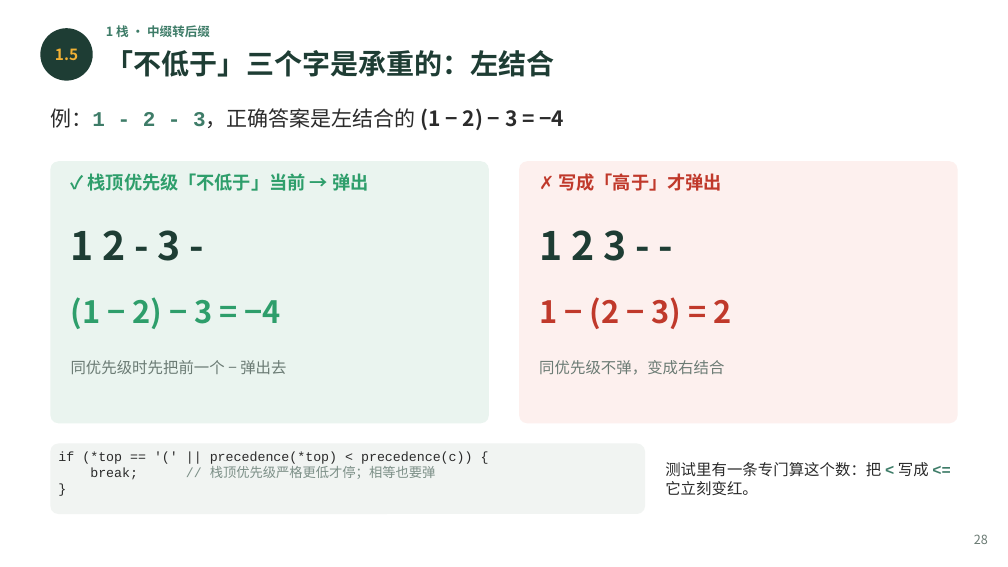
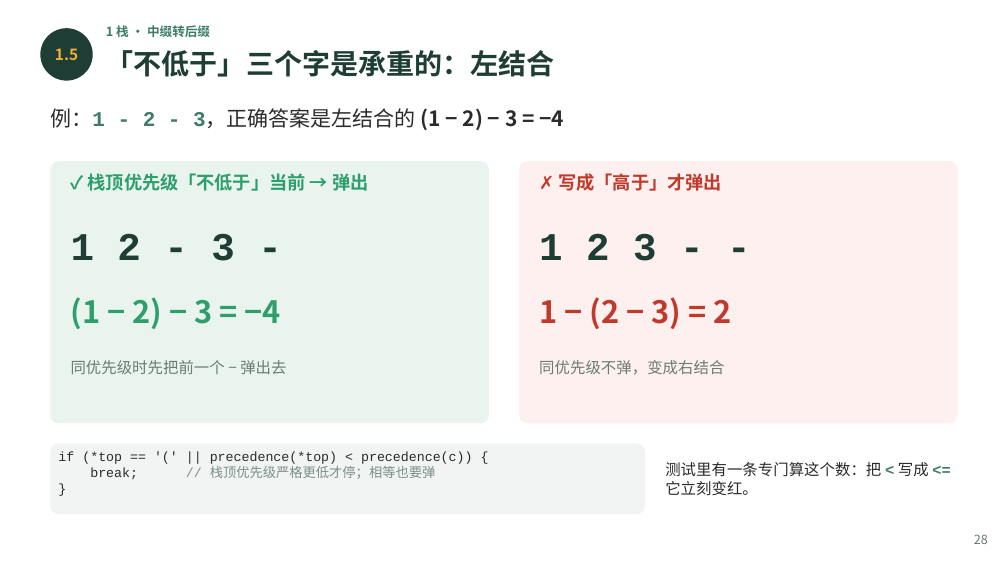
Before and after one commit to GMyhf/2026fall-cs201cq, a slide deck: slide 28 of courseware/202609_DSA_03_Stack_Queue.pptx. Drawn at 1008x567 pixels with LibreOffice and Linux fonts; fonts in the diff are those of the drawing. Boxes give left, top, right and bottom in pixels: in the first picture for what was removed or moved away, otherwise in the second. Text is boxed around its words. In the diff, an @@ line names an element or a change of style, - is before the commit and + after.

```diff
--- a/courseware/202609_DSA_03_Stack_Queue.pptx
+++ b/courseware/202609_DSA_03_Stack_Queue.pptx
@@ text "1 2 - 3 -" at (71, 233, 235, 261): font Noto Sans CJK SC to Courier New @@
@@ text "1 2 3 - -" at (539, 233, 657, 261): font Noto Sans CJK SC to Courier New @@
```
Also in this commit, not shown: 11 other slides changed.
